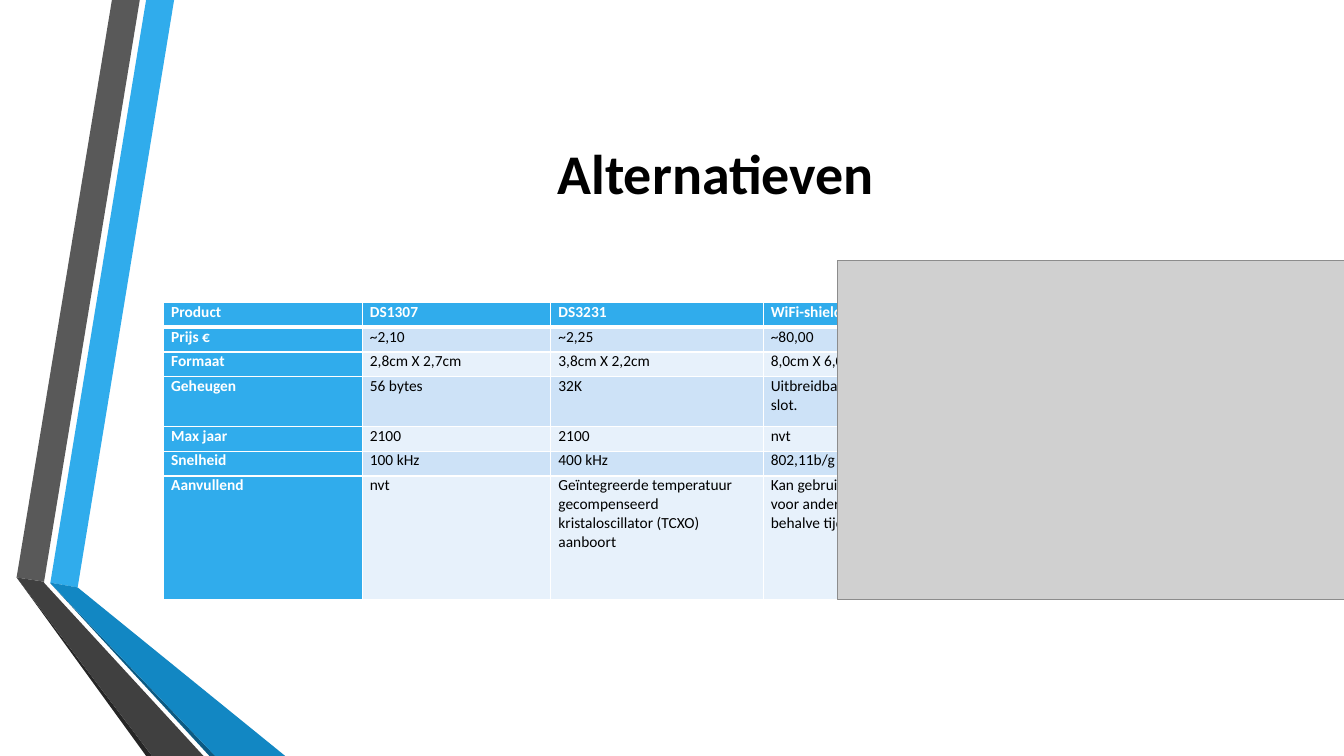
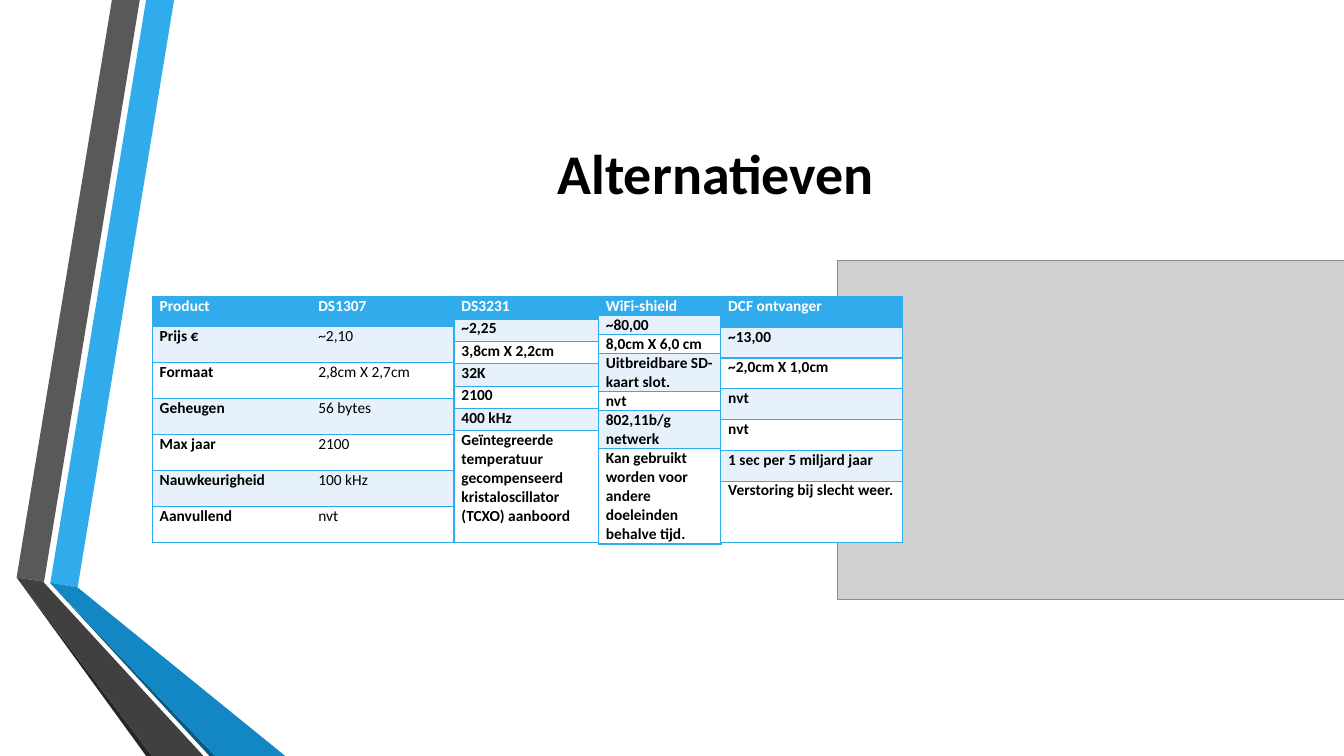
Before and after one commit to KlaasvdLinden/ESD-presentatie, a slide deck: slide 5 of ESD Presentatie RealTimeClock.pptx. Drawn at 1344x756 pixels with LibreOffice and Linux fonts; fonts in the diff are those of the drawing; grey boxes stand for pictures; background and template pictures are left out. Boxes give left, top, right and bottom in pixels: in the first picture for what was removed or moved away, otherwise in the second. Text is boxed around its words. In the diff, an @@ line names an element or a change of style, - is before the commit and + after.

```diff
--- a/ESD Presentatie RealTimeClock.pptx
+++ b/ESD Presentatie RealTimeClock.pptx
@@ table added at <box>152,296,454,542</box>, 7 rows, 2 columns @@
+Product | DS1307
+Prijs € | ~2,10
+Formaat | 2,8cm X 2,7cm
+Geheugen | 56 bytes
+Max jaar | 2100
+Nauwkeurigheid | 100 kHz
+Aanvullend | nvt
@@ table added at <box>454,296,606,542</box>, 7 rows, 1 columns @@
+DS3231
+~2,25
+3,8cm X 2,2cm
+32K
+2100
+400 kHz
+Geïntegreerde temperatuur gecompenseerd kristaloscillator (TCXO) aanboord
@@ table at <box>599,296,722,548</box> @@
-column 1: Product | Prijs € | Formaat | Geheugen | Max jaar | Snelheid | Aanvullend
-column 2: DS1307 | ~2,10 | 2,8cm X 2,7cm | 56 bytes | 2100 | 100 kHz | nvt
-column 3: DS3231 | ~2,25 | 3,8cm X 2,2cm | 32K | 2100 | 400 kHz | Geïntegreerde temperatuur gecompenseerd kristaloscillator (TCXO) aanboort
@@ table: place and size @@
-table at <box>163,302,931,600</box>
+table at <box>599,296,722,548</box>
@@ table added at <box>721,296,902,542</box>, 7 rows, 1 columns @@
+DCF ontvanger
+~13,00
+~2,0cm X 1,0cm
+nvt
+nvt
+1 sec per 5 miljard jaar
+Verstoring bij slecht weer.
```
Also in this commit, not shown: 2 other slides changed, 6 other files.
